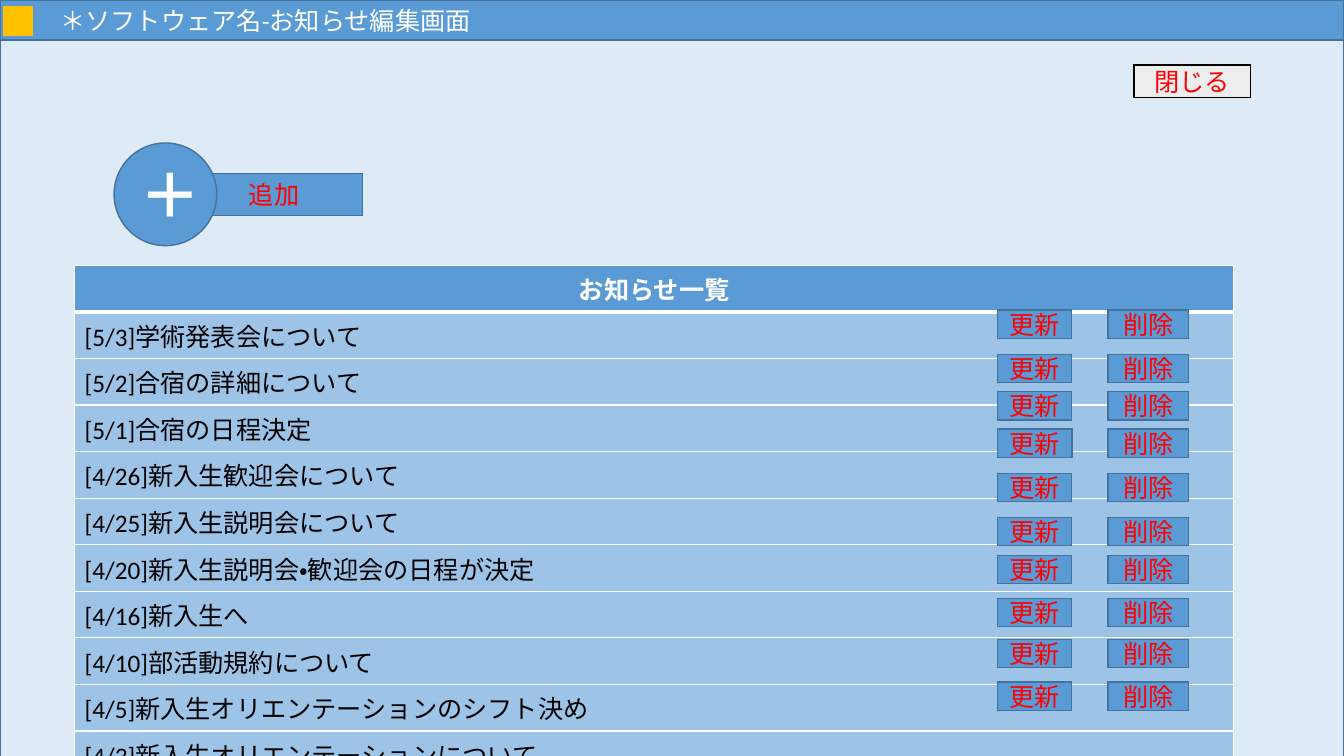
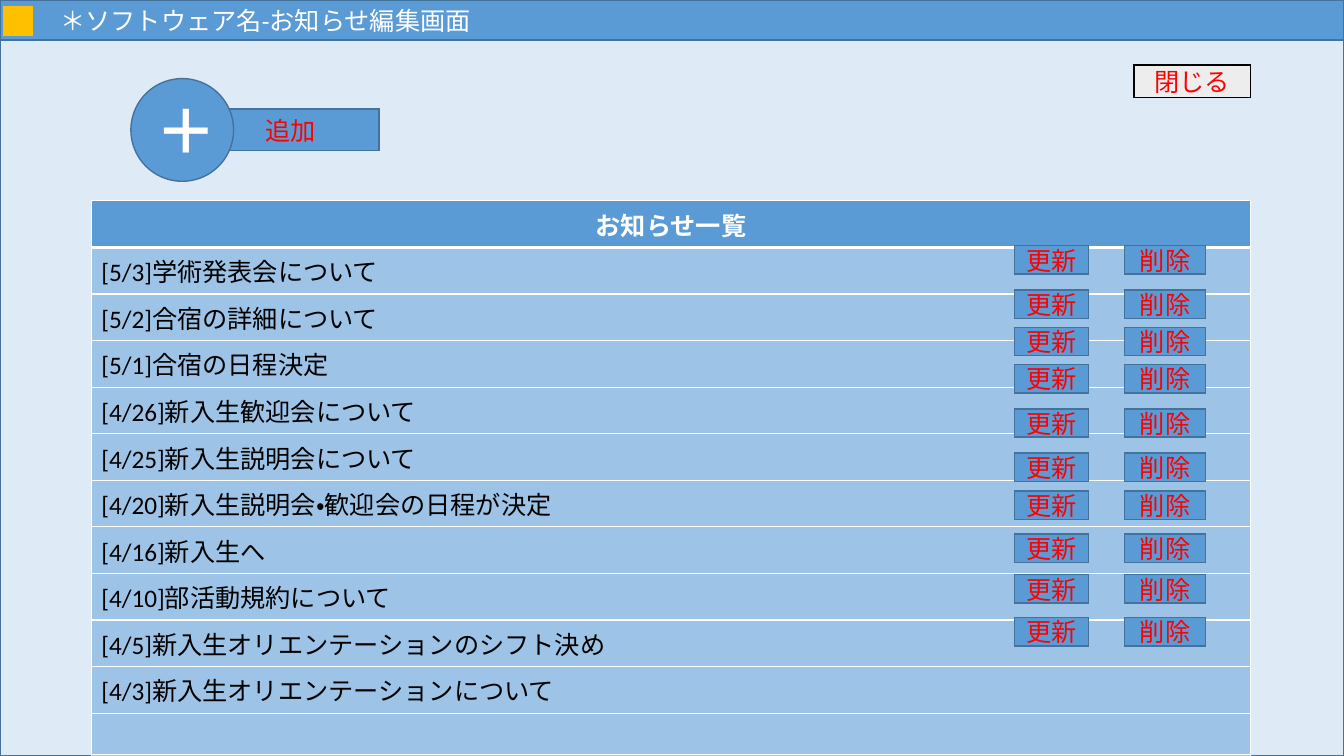
Before and after one commit to MNB-oda/MNB, a slide deck: slide 45 of 提出課題/外部設計書/画面設計.pptx. Drawn at 1344x756 pixels with LibreOffice and Linux fonts; fonts in the diff are those of the drawing. Boxes give left, top, right and bottom in pixels: in the first picture for what was removed or moved away, otherwise in the second. Text is boxed around its words. In the diff, an @@ line names an element or a change of style, - is before the commit and + after.

```diff
--- a/提出課題/外部設計書/画面設計.pptx
+++ b/提出課題/外部設計書/画面設計.pptx
@@ 21 rectangles, 1 table, 1 ellipse: place and size @@
-21 rectangles, 1 table, 1 ellipse at (75, 143, 1234, 756)
+21 rectangles, 1 table, 1 ellipse at (92, 79, 1251, 732)
```
Also in this commit, not shown: 3 other slides changed.
